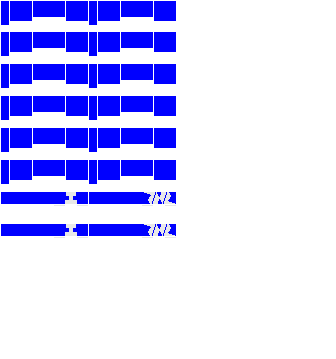
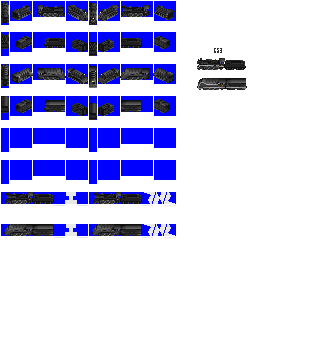
Revision of a layered 336×359 image; what changed, layer by layer:
showed "STC53.png", painted on it over [1, 1, 247, 236]
